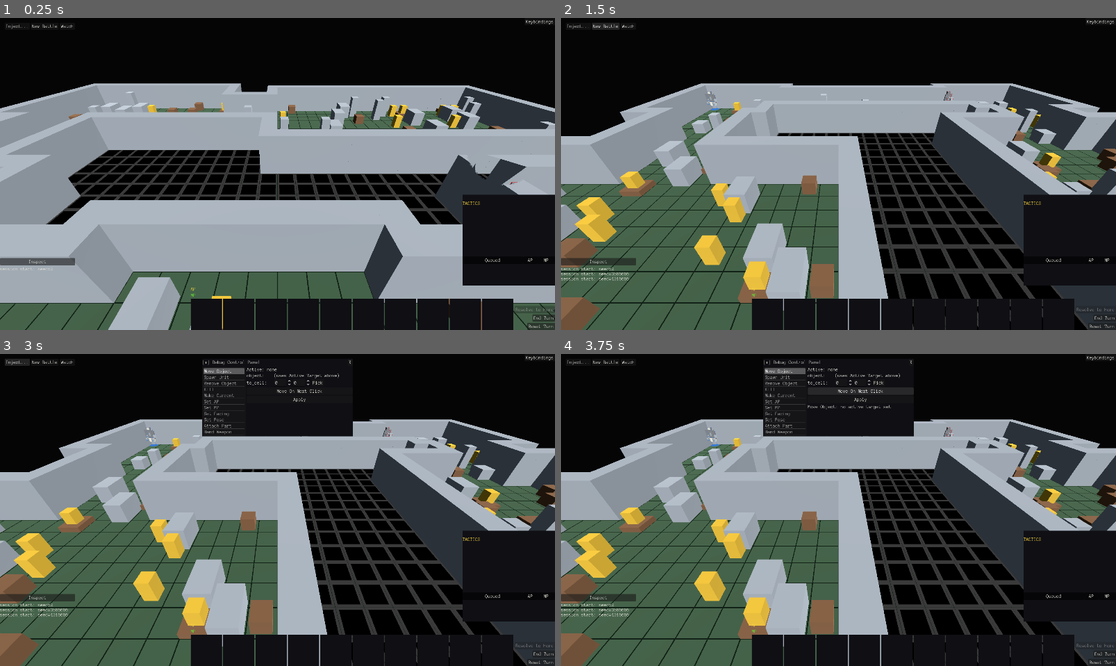
Above: before the commit, frames 1-4 (two rows, left to right).
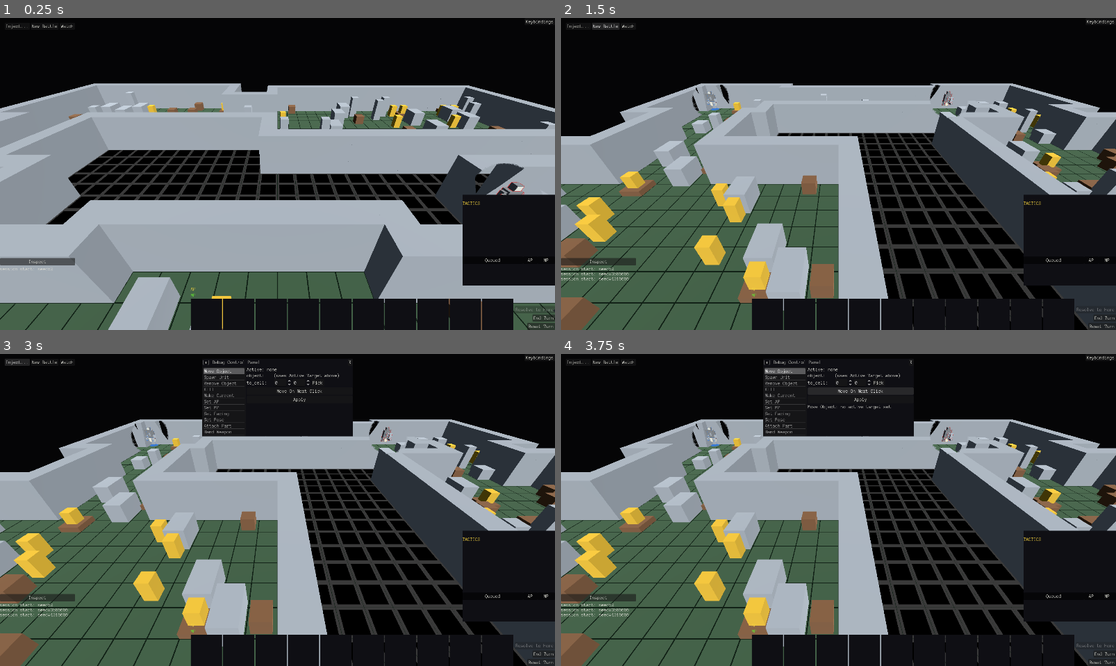
Above: after the commit, the same moments.

Repository: NotUserFriendly/HulkBreakers
Game: Godot game, scene res://src/view/battle_scene.tscn
Same seed, same stepped clock (60 frames per second), same inputs: the game is played once before the commit and once after it.
Inputs:
- Up to frame 1 (0.25 s): no input
- Up to frame 2 (1.5 s): click "New Battle" at 0.5 s; click "New Battle" at 1.25 s
- Up to frame 3 (3 s): click "Inspect" at 2 s; click "Inject..." at 2.75 s
- Up to frame 4 (3.75 s): click "Move On Next Click" at 3.5 s

The runs differ from the first frame. In frame 1, 0.3% of the frame differs, in the area x 84-95%, y 45-57%; in frame 2, 0.3%; in frame 3, 0.3%; in frame 4, 0.3%.

Commit message:
BR32.02: revert Y-flip -- confirmed empirically wrong, reopen the bug
The Y-flip added in the previous commit was based on documentation
claiming Godot's FRAGCOORD matches GLSL's bottom-left-origin
gl_FragCoord default. Live testing disproved this: with the flip, the
cutout became visible but detached from any unit, drifting/spiraling
independently as the camera orbited -- worse than the original "no
cutout at all" symptom, not fixed.

Diagnosis proceeded empirically since no headless test can exercise a
fragment shader at all (dummy rendering never executes one):

1. A real orbiting-camera test proved the GDScript-side feed (position/
   depth/radius) tracks the unit correctly and stably at every angle --
   ruled out that layer entirely.
2. A live hardcoded-position diagnostic build (fixed hole at viewport
   center) proved FRAGCOORD itself is stable and doesn't drift on its
   own -- but couldn't distinguish top-left from bottom-left origin,
   since the exact center is invariant under a Y-flip.
3. A second live diagnostic (fixed hole at a corner, off-center) settled
   it: the hole landed in the window's own TOP-LEFT corner, meaning
   FRAGCOORD is top-left-origin, Y-down -- the SAME convention
   unproject_position() already uses. No flip was ever needed.

Reverted update_wall_cutout() to feed unproject_position()'s own output
directly, and removed both temporary diagnostic shader blocks.

The original complaint (no cutout ever visibly appears near a real unit
next to a real wall) is still unexplained now that the always-correct
coordinates are restored -- BR32.02 is reopened, not resolved. Next
planned diagnostic: hardcode an unconditional discard whenever
unit_count > 0, to determine whether the uniform is reaching the shader
at all versus a bug specifically in the depth/radius/distance math.

Co-Authored-By: Claude Sonnet 5 <noreply@anthropic.com>

Diff:
--- a/src/view/board_view.gd
+++ b/src/view/board_view.gd
@@ -527,19 +527,18 @@
 			if camera.is_position_behind(position):
 				continue
 			var depth: float = camera_position.distance_to(position)
-			# `unproject_position()` returns top-left-origin, Y-DOWN screen
-			# coordinates (the same convention mouse/UI positions use) —
-			# but the shader's own FRAGCOORD matches GLSL's gl_FragCoord:
-			# BOTTOM-left origin, Y-UP. Comparing them unflipped mirrors
-			# the cutout vertically, so it essentially never lands where
-			# the wall/unit actually overlap on screen — confirmed live
-			# ("no culling observed" near real units next to walls).
-			# Flipped here, once, so every other GDScript-side convention
-			# (WallLegibility, occludes_on_screen, Pass B) keeps using
-			# unproject_position()'s own native orientation unchanged —
-			# only this one shader-bound uniform needs converting.
-			var unprojected: Vector2 = camera.unproject_position(position)
-			screen_positions[count] = Vector2(unprojected.x, viewport_height - unprojected.y)
+			# BR32.02: `unproject_position()` and the shader's own
+			# FRAGCOORD are BOTH top-left-origin, Y-DOWN — confirmed live,
+			# empirically (a hardcoded-corner diagnostic landed in the
+			# window's own top-left corner). No conversion needed; feed
+			# unproject_position()'s own output directly. A Y-flip was
+			# tried here first, based on documentation claiming FRAGCOORD
+			# matches GLSL's bottom-left-origin gl_FragCoord default — that
+			# was confirmed EMPIRICALLY WRONG (it turned "no cutout ever
+			# appears" into "a cutout appears, detached from any unit,
+			# drifting as the camera orbits" — a vertical mirror of the
+			# correct position) and has been removed.
+			screen_positions[count] = camera.unproject_position(position)
 			depths[count] = depth
 			radii[count] = WallLegibility.pixel_radius_for_tiles(
 				OCCLUSION_RADIUS_TILES, depth, camera.fov, viewport_height
--- a/src/view/shaders/wall_cutout.gdshader
+++ b/src/view/shaders/wall_cutout.gdshader
@@ -13,20 +13,23 @@
 // and feeding them here — this fragment function is the only place that
 // decides whether a given pixel is inside the hole.
 //
-// BR32.02: `FRAGCOORD` here matches GLSL's own `gl_FragCoord` — BOTTOM-
-// left origin, Y increasing UPWARD (confirmed against Godot's own docs:
-// "FRAGCOORD... use[s] the same coordinate system" as gl_FragCoord).
-// `Camera3D.unproject_position()`, what `BoardView` projects every unit
-// with, returns the opposite: TOP-left origin, Y-DOWN (the same
-// convention mouse/UI positions use). `unit_screen_positions` therefore
-// arrives here ALREADY Y-flipped by `update_wall_cutout` to match this
-// fragment coordinate system — comparing the two unflipped mirrors the
-// cutout vertically, so it never lands where the wall/unit actually
-// overlap on screen (confirmed live: no cutout ever visibly appeared
-// near a real unit standing next to a wall). No headless test can catch
-// this class of bug at all — dummy/headless rendering never executes a
-// fragment shader; every fragment-side claim here is a live-rendering
-// fact, not something GUT verified.
+// BR32.02: `FRAGCOORD` here is TOP-left origin, Y-DOWN — confirmed live,
+// empirically, via a hardcoded-corner diagnostic (a hole fixed at (200,
+// 200) landed near the window's own top-left corner) — matching
+// `Camera3D.unproject_position()` NATIVELY, the same convention mouse/UI
+// positions already use. Earlier documentation research claimed
+// `FRAGCOORD` matches GLSL's own bottom-left-origin `gl_FragCoord`
+// default and a Y-flip was added on that basis — that flip was
+// EMPIRICALLY WRONG (confirmed live: it turned "no cutout ever appears"
+// into "a cutout appears, but detached from any unit, drifting/spiraling
+// as the camera orbits" — a vertical mirror of the correct position,
+// exactly as a wrong flip would produce) and has been removed. No
+// headless test can catch this class of bug at all — dummy/headless
+// rendering never executes a fragment shader; every fragment-side claim
+// here was, and remains, a live-rendering fact, not something GUT
+// verified. The real, still-open half of BR32.02 (the cutout not
+// visibly appearing even with the correct, unflipped coordinates) is
+// unresolved — see docs/BUGS.md.
 
 uniform vec4 albedo : source_color = vec4(0.5, 0.5, 0.5, 1.0);
 
--- a/test/unit/view/test_board_view_occlusion.gd
+++ b/test/unit/view/test_board_view_occlusion.gd
@@ -52,19 +52,16 @@
 	var screen_positions: PackedVector2Array = material.get_shader_parameter(
 		"unit_screen_positions"
 	)
-	# BR32.02: FRAGCOORD (bottom-left origin, Y-up — GLSL's gl_FragCoord
-	# convention) is what the shader actually compares against, NOT
-	# unproject_position()'s own native top-left/Y-down convention — the
-	# fed position must be Y-flipped to match, or the cutout mirrors
-	# vertically and never lands where the wall/unit actually overlap.
-	var viewport_height: float = float(view.get_viewport().size.y)
-	var expected: Vector2 = camera.unproject_position(unit_position)
-	expected.y = viewport_height - expected.y
+	# BR32.02: FRAGCOORD and unproject_position() are BOTH top-left-
+	# origin, Y-down — confirmed live, empirically (a hardcoded-corner
+	# diagnostic build landed in the window's own top-left corner). No
+	# flip needed; the fed position is unproject_position()'s own output,
+	# unchanged.
 	assert_almost_eq(
-		screen_positions[0].distance_to(expected),
+		screen_positions[0].distance_to(camera.unproject_position(unit_position)),
 		0.0,
 		0.01,
-		"the fed screen position must be Y-flipped to match FRAGCOORD's own bottom-left origin"
+		"the fed screen position must be the unit's own real projection, unconverted"
 	)
 	var depths: PackedFloat32Array = material.get_shader_parameter("unit_depths")
 	assert_almost_eq(
Not shown, changed: docs/BUGS.md
